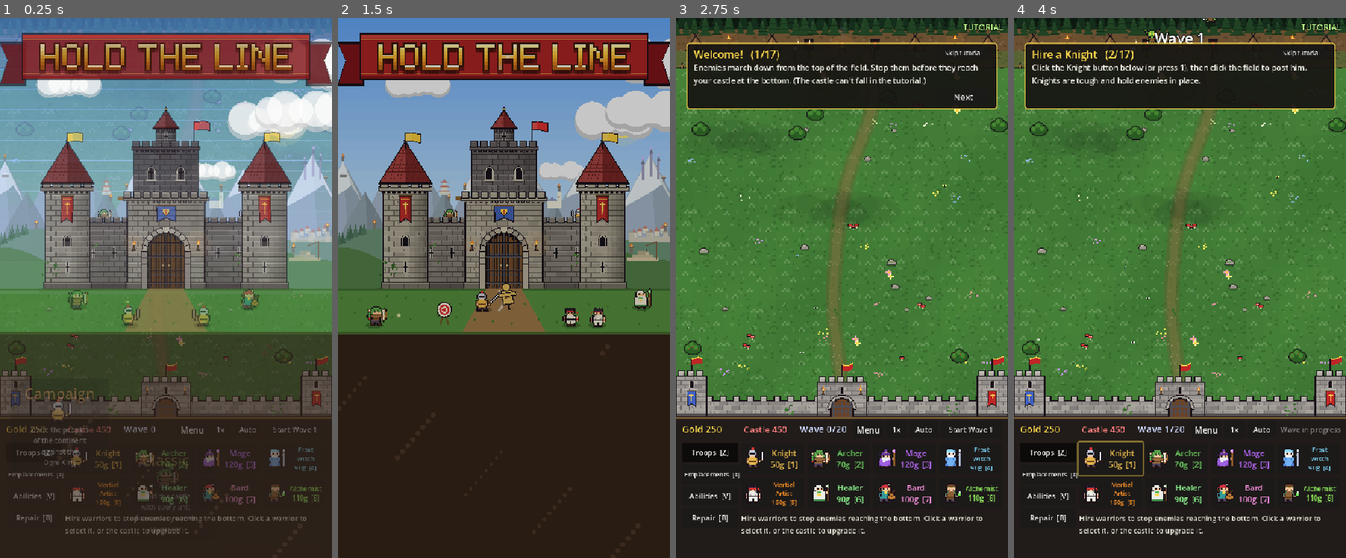
Above: before the commit, frames 1-4 (left to right).
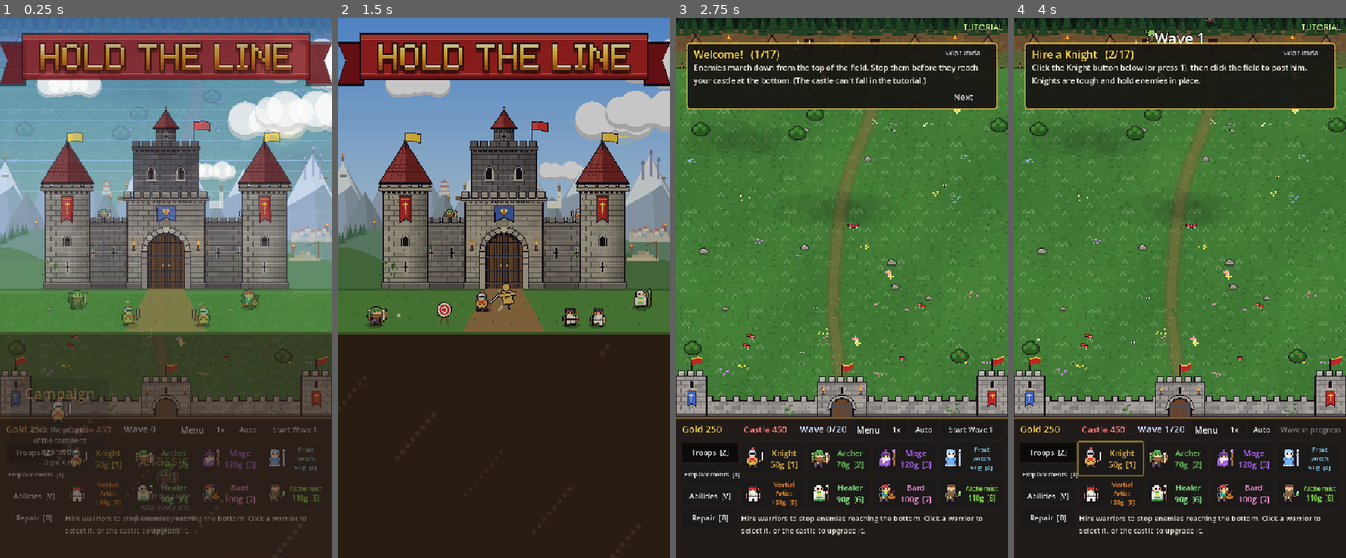
Above: after the commit, the same moments.

Repository: JaydonDiaz/Hold_The_Line
Game: Godot game, scene res://main.tscn
Same seed, same stepped clock (60 frames per second), same inputs: the game is played once before the commit and once after it.
Inputs:
- Up to frame 1 (0.25 s): no input
- Up to frame 2 (1.5 s): click "Tutorial" at 0.5 s; click "Tutorial" at 1.25 s
- Up to frame 3 (2.75 s): click "Start Wave 1" at 2 s
- Up to frame 4 (4 s): click "Start Wave 1" at 2.75 s; click "Next" at 3.5 s

The runs differ from the first frame. In frame 1, 0.1% of the frame differs, in the area x 16-85%, y 36-89%; in frame 2, 0.1%; in frame 3, 0.2%; in frame 4, 0.3%, in the area x 21-86%, y 0-90%.

Commit message:
Character models: shading on every sprite, a four-step walk, blinking, enemy gaits and attack poses
- Sprites: every sprite lit from the upper left (Sprites._shade); hand-added detail on
  the base troops and common enemies; a walk cycle of plant / left foot up / plant /
  right foot up made from each two-legged sprite (Sprites.step), used by troops,
  enemies, Engineers, villagers, the title screen and cutscenes; blink frames found
  automatically (Sprites.blink).
- Enemies: a gait of their own (wolves gallop, slimes hop, brutes stomp, skeletons
  rattle, goblins scurry, flyers swoop), steps that keep pace with the ground they
  cover, smooth turns that don't twitch on a wobbling path, breathing, a recoil when
  hit; attack poses (Orc, Troll, Ogre King, Ash Marshal raise and strike; Goblin
  stabs, Wolf bites, Warlord sweeps, Skeleton Archer draws).
- Enemy deaths flash and bounce as they fall.

Co-Authored-By: Claude Opus 5.5 <noreply@anthropic.com>

Diff:
--- a/scripts/cutscene.gd
+++ b/scripts/cutscene.gd
@@ -454,9 +454,9 @@
 
 func _walker(kind: String, x: float, y: float, phase: float, scale := 4.0) -> void:
 	var frames: Array = Sprites.frames(kind)
-	var tex: Texture2D = frames[int((t + phase) * 6.0) % frames.size()]
+	var tex: Texture2D = Sprites.step(frames, int((t + phase) * 6.0))
 	var sz := Vector2(tex.get_width(), tex.get_height()) * scale
-	var foot := Vector2(x * PX, y * PX - absf(sin((t + phase) * 9.0)) * 3.0)
+	var foot := Vector2(x * PX, y * PX - (1.5 - 1.5 * cos(PI * ((t + phase) * 6.0 - 0.5))) * 1.0)
 	draw_texture_rect(tex, Rect2(foot.x - sz.x / 2.0, foot.y - sz.y, sz.x, sz.y), false)
 
 
--- a/scripts/enemy.gd
+++ b/scripts/enemy.gd
@@ -98,6 +98,9 @@
 var radius := 12.0
 var sprite_scale := 2.5
 var flip := 1.0
+var turn := 1.0             # the facing it's drawn with: swings over to flip in a quick turn, never snaps
+var turn_hold := 0.0        # how long flip has pointed away from turn (a turn starts once it's held a moment)
+var life_t := 0.0           # running clock (breathing while it fights)
 var color := Color.WHITE
 var progress := 0.0   # how far down the screen; warriors use it to judge threat
 var dead := false
@@ -216,6 +219,8 @@
 		if slow_timer <= 0.0:
 			slow_factor = 1.0
 	flash = maxf(flash - delta, 0.0)
+	_turn_toward(delta)
+	life_t += delta
 	lunge = maxf(lunge - delta, 0.0)
 	rally = maxf(rally - delta, 0.0)
 	ice_crust = maxf(ice_crust - delta, 0.0)
@@ -420,10 +425,15 @@
 		elif route != Vector2.ZERO:
 			# Barricades are up: follow the route around them, still weaving a little.
 			dir = (route + Vector2(sin(drift) * 0.15, 0.0)).normalized()
+		var was_at := position
 		_step_to(position + dir * speed * slow_factor * (1.0 - discord_slow) * (1.0 - CRUST_SLOW if ice_crust > 0.0 else 1.0) * (1.0 + rally_speed if rally > 0.0 else 1.0) * delta)
 		if absf(dir.x) > 0.1:
 			flip = signf(dir.x)
-		bob += delta * (20.0 if flying else 10.0)   # bats flap fast
+		if flying:
+			bob += delta * 20.0   # bats flap fast
+		else:
+			# Steps keep pace with the ground it covers (slowed, it steps slowly; no sliding feet).
+			bob += minf(position.distance_to(was_at) / (1.4 * sprite_scale), delta * 30.0)
 		walking = true
 	_push_out()
 	progress = position.y
@@ -1055,6 +1065,49 @@
 	slow_timer = maxf(slow_timer, duration)
 
 
+## Turns the drawn facing round to flip, once flip has held for a moment: a path that
+## wobbles left and right doesn't make it twitch back and forth.
+func _turn_toward(delta: float) -> void:
+	if flip == 0.0 or signf(turn) == flip and absf(turn) >= 1.0:
+		turn_hold = 0.0
+		return
+	if signf(turn) != flip:
+		turn_hold += delta
+		if turn_hold < 0.12:
+			return
+	turn = move_toward(turn, flip, delta * 11.0)
+
+
+## The walk, by kind: [offset, tilt, scale] this frame. One step per walk frame.
+func _gait() -> Array:
+	var ph := bob * PI / 2.5
+	var s := sin(ph)
+	var up := absf(s)                       # 0 on a footfall, 1 mid-stride
+	var k := minf(1.0, 3.0 / sprite_scale)  # big ones bounce less (in sprite pixels)
+	# On two feet (Sprites.step): planted on even frames, a foot up on odd ones, rocking
+	# over onto the planted foot step by step.
+	var pace := 0.5 - 0.5 * cos(PI * (bob / 2.5 - 0.5))
+	var side := sin(ph * 0.5)
+	match kind:
+		"slime":
+			# Hops: squashed flat on the ground (its squashed frame: see _draw), springing
+			# up tall, landing flat again.
+			return [Vector2(0, -5.0 * up * k), 0.0, Vector2(1.0 - 0.08 * up, 1.0 + 0.12 * up)]
+		"wolf":
+			# A gallop: rocking nose-down, tail-down, stretching out with each bound.
+			return [Vector2(0, -3.0 * up * k), cos(ph) * 0.13, Vector2(1.0 + 0.06 * up, 1.0 - 0.04 * up)]
+		"troll", "ogre_king", "warlord", "ash_marshal", "orc":
+			# A heavy tread: rolling from foot to foot, sinking into each footfall.
+			return [Vector2(0, -1.5 * pace * k), side * 0.09, Vector2(1.0 + 0.05 * (1.0 - pace), 1.0 - 0.05 * (1.0 - pace))]
+		"skeleton", "skeleton_archer":
+			# A clattering shamble, bones rattling.
+			return [Vector2(sin(bob * 9.0) * 0.7, -2.0 * pace * k), side * 0.05 + sin(bob * 7.0) * 0.03, Vector2.ONE]
+		"goblin", "sapper":
+			# A scurry: quick, hunched, bouncing high.
+			return [Vector2(0, -3.2 * pace * k), side * 0.11, Vector2(1.0 + 0.04 * (1.0 - pace), 1.0 - 0.06 * (1.0 - pace))]
+	return [Vector2(0, -2.5 * pace * k), side * 0.06, Vector2.ONE]
+
+
 func _draw() -> void:
 	var tint := Color.WHITE
 	if slow_timer > 0.0 or freeze_timer > 0.0 or ice_crust > 0.0:
@@ -1073,15 +1126,35 @@
 	if fuse >= 0.0 and int(fuse * 12.0) % 2 == 0:
 		tint = Color(3, 1.2, 0.6)   # a lit bomb blinks
 	var frame := int(bob / 2.5) % 2
+	var body_tex: Texture2D = Sprites.step(frames, int(bob / 2.5)) if walking and not flying else frames[frame]
+	if kind == "slime" and walking:
+		body_tex = frames[1] if absf(sin(bob * PI / 2.5)) < 0.35 else frames[0]   # squashed on the ground, round in the air
+	# Attacking: the weapon hauled back as the blow comes, then brought down as it lands.
+	var attack := ""
+	if lunge > 0.0:
+		attack = "strike"
+	elif fighting and cd_timer < 0.3:
+		attack = "raise"
+	if attack != "":
+		var posed = Sprites.pose(kind, attack)
+		if posed != null:
+			body_tex = posed
 	var nudge := lunge_dir * (lunge / 0.15) * 6.0
 	# Body motion: a waddling hop while walking, rearing back before a blow, and a
 	# squash when hit. Pivots on the feet.
 	var rot := 0.0
 	var sc := Vector2.ONE
 	if walking and not flying:
-		var ph := bob * PI / 2.5
-		nudge.y -= absf(sin(ph)) * 2.5 * minf(1.0, 3.0 / sprite_scale)
-		rot = sin(ph) * 0.06
+		var g := _gait()
+		nudge += g[0]
+		rot = g[1]
+		sc = g[2]
+	elif flying:
+		# Wings beating: a little lift on each downstroke, swooping side to side.
+		sc = Vector2(1.0, 1.0 + 0.05 * sin(bob * PI / 2.5))
+		rot = sin(bob * 0.15) * 0.08
+	else:
+		sc = Vector2(1.0 - 0.012 * sin(life_t * 3.0 + drift), 1.0 + 0.022 * sin(life_t * 3.0 + drift))   # breathing hard
 	if fighting and cd_timer < 0.3 and lunge <= 0.0:
 		var k := 1.0 - cd_timer / 0.3
 		nudge -= lunge_dir * 4.0 * k
@@ -1091,8 +1164,10 @@
 		sc = Vector2(1.1, 0.92)
 	if flash > 0.0:
 		sc = Vector2(1.12, 0.88)
-	draw_set_transform(Vector2(0, feet) + nudge, rot, Vector2(flip * sc.x, sc.y))
-	draw_texture_rect(frames[frame], Rect2(Vector2(-size.x / 2, -size.y), size), false, tint)
+		nudge -= lunge_dir * 2.0 * flash / 0.08   # rocked back by the blow
+	var fx := signf(turn if turn != 0.0 else flip) * maxf(absf(turn), 0.5)   # squeezed thin mid-turn
+	draw_set_transform(Vector2(0, feet) + nudge, rot, Vector2(fx * sc.x, sc.y))
+	draw_texture_rect(body_tex, Rect2(Vector2(-size.x / 2, -size.y), Vector2(body_tex.get_width() * sprite_scale, size.y)), false, tint)   # (a wide pose reaches forward)
 	if ice_crust > 0.0 and freeze_timer <= 0.0:
 		# Iced over: a frosty glaze and a rim of ice.
 		var glaze := Rect2(Vector2(-size.x / 2, -size.y) + Vector2(size.x * 0.1, size.y * 0.45), size * Vector2(0.8, 0.55))
--- a/scripts/engineer.gd
+++ b/scripts/engineer.gd
@@ -103,15 +103,17 @@
 	var feet := Vector2(0, 16)
 	draw_texture_rect(Sprites.shadow(), Rect2(-14, 12, 28, 8), false, Color(0, 0, 0, 0.3))
 	var walking := state != "work" and position.distance_to(_target()) > 2.0
-	var tex: Texture2D = Sprites.frames("engineer")[int(walk) % 2 if walking else 0]
+	var tex: Texture2D = Sprites.step(Sprites.frames("engineer"), int(walk)) if walking else Sprites.frames("engineer")[0]
 	# Body motion, like the troops': a hop and a lean while walking (with dust kicked
 	# up behind), a wind-up and a squash with each hammer blow.
 	var off := Vector2.ZERO
 	var rot := 0.0
 	var sc := Vector2.ONE
 	if walking:
-		off.y -= absf(sin(walk * PI)) * 3.0
-		rot = 0.08 * flip
+		var stride := cos(PI * (walk - 0.5))   # 1 on a footfall, -1 with a foot up (Sprites.step)
+		off.y -= 1.6 * (1.0 - stride)
+		sc = Vector2(1.0 + 0.025 * stride, 1.0 - 0.04 * stride)
+		rot = 0.08 * flip + 0.04 * sin(PI * walk * 0.5)
 		var k := fmod(walk, 1.0)
 		var puff := feet + Vector2(-flip * (6.0 + 8.0 * k), -2)
 		Sprites.disc(self, puff, 3.0 + 3.0 * k, Color(0.75, 0.68, 0.55, 0.45 * (1.0 - k)))
--- a/scripts/fx.gd
+++ b/scripts/fx.gd
@@ -51,8 +51,11 @@
 			var fade := clampf((1.0 - t / life) * 2.2, 0.0, 1.0)
 			var ease_k := k * k
 			var drop := height * (1.0 - ease_k)
-			draw_set_transform(Vector2(0, radius - drop), -flip * ease_k * PI * 0.5, Vector2(flip, 1.0))
-			draw_texture_rect(tex, Rect2(Vector2(-size.x / 2, -size.y), size), false, Color(1, 0.75, 0.75, fade))
+			# It hits the ground with a little bounce, and flashes white as the blow lands.
+			var bounce := sin(clampf((t - life * 0.45) / (life * 0.16), 0.0, 1.0) * PI) * 0.13
+			var col := Color(1, 0.75, 0.75, fade) if t > 0.06 else Color(2.5, 2.5, 2.5, fade)
+			draw_set_transform(Vector2(0, radius - drop), -flip * (ease_k * PI * 0.5 - bounce), Vector2(flip, 1.0))
+			draw_texture_rect(tex, Rect2(Vector2(-size.x / 2, -size.y), size), false, col)
 			draw_set_transform(Vector2.ZERO)
 			if k >= 1.0 or height == 0.0:
 				# The dust it kicks up.
--- a/scripts/mission/objective.gd
+++ b/scripts/mission/objective.gd
@@ -309,12 +309,12 @@
 	var size := Vector2(Sprites.SIZE, Sprites.SIZE) * 3.0
 	var walking: bool = speed > 0.0 and main.started and not main.deploying and not main.game_over
 	var stride := t * (16.0 if panic > 0.0 else 9.0)
-	var frame := int(stride / PI) % 2 if walking else 0
-	var hop := -absf(sin(stride)) * 2.0 if walking else 0.0
+	var hop := -(1.5 - 1.5 * sin(stride)) if walking else 0.0   # up as a foot lifts (see Sprites.step)
 	cv.draw_texture_rect(Sprites.shadow(), Rect2(-13, 4, 26, 8), false, Color(0, 0, 0, 0.3))
 	cv.draw_set_transform(Vector2(0, hop), 0.0, Vector2(face, 1.0))
 	var tint := Color(3, 3, 3) if hit > 0.1 else Color.WHITE
-	cv.draw_texture_rect(frames[frame], Rect2(-size.x / 2.0, 10.0 - size.y, size.x, size.y), false, tint)
+	var tex: Texture2D = Sprites.step(frames, int(stride / PI)) if walking else frames[0]
+	cv.draw_texture_rect(tex, Rect2(-size.x / 2.0, 10.0 - size.y, size.x, size.y), false, tint)
 	cv.draw_set_transform(Vector2.ZERO)
 	if hp < max_hp:
 		var top := -34.0 if look == "villager_child" else -40.0
--- a/scripts/sprites.gd
+++ b/scripts/sprites.gd
@@ -64,14 +64,14 @@
 			"......rr........",
 			".....krrk.......",
 			"....khhhhk....k.",
-			"...khhhhhHk..kwk",
+			"...khwhhhHk..kwk",
 			"...khkkkkHk..kwk",
 			"...khhhhhHk..kwk",
 			"....kssssk...kwk",
 			"..kkTttttTkk.kwk",
-			"..kTttttttTk.kwk",
-			"..kTttttttTkgggk",
-			"..ksbbbbbbskskk.",
+			"..kTtrrrrtTk.kwk",
+			"..kTttrrttTkgggk",
+			"..ksbbttbbskskk.",
 			"..kTttttttTk.k..",
 			"...kTttttTk.....",
 			"...kppkkppk.....",
@@ -117,7 +117,7 @@
 			"kLklllllllllkssb",
 			"kGkLklllllkLkw.b",
 			".kkskLLLLLkskwbk",
-			"...kllllllk..bk.",
+			"...kLLaLLLk..bk.",
 			"...kppppppk..k..",
 			"...kppkkppk.....",
 			"...kffk.kffk....",
@@ -166,8 +166,8 @@
 			"...krWWWWWWrkswk",
 			"...krrWWWWrrk.wk",
 			"..krrrWWrrrRk.wk",
-			"..kRrrrrrrrRk.wk",
-			"..kRrrrrrrrRk.wk",
+			"..kRrryrrrrRk.wk",
+			"..kRrrrrryrRk.wk",
 			"..kRRrrrrrRRk.wk",
 			"...kkfkkfkkk..k.",
 			"....kk..kk......",
@@ -210,13 +210,13 @@
 			"...khskssksk..wk",
 			"...khssssshk.swk",
 			"...kkhhhhhkk.kwk",
-			"..kCrrrrrrrCk.wk",
+			"..kCrrrIrrrCk.wk",
 			"..kCrRrrrRrCk.wk",
 			"..kCrrrrrrrCk.wk",
 			"...kRrrrrrRk..wk",
 			"...kRrrrrrRk..wk",
 			"..kRRrrrrrRRk.wk",
-			"..kRRRrrrRRRk.wk",
+			"..khhhhhhhhhk.wk",
 			"...kkkfkfkkk..k.",
 			"................",
 		],
@@ -226,6 +226,13 @@
 		],
 	},
 	"goblin": {
+		"poses": {
+			"strike": {
+				11: "............kkkk",
+				12: "............wwwk",
+				13: "............kkk_",
+			},
+		},
 		"palette": {
 			"g": Color(0.45, 0.72, 0.28), "G": Color(0.3, 0.52, 0.18), "e": Color(1.0, 0.85, 0.2),
 			"m": Color(0.3, 0.1, 0.1), "b": Color(0.5, 0.35, 0.2), "B": Color(0.36, 0.24, 0.13),
@@ -241,7 +248,7 @@
 			"..kgGggggggGgk..",
 			"...kkgeggegkk...",
 			"....kggggggk....",
-			"....kggmmggk....",
+			"....kgwmmwgk....",
 			".....kkggkk.....",
 			"....kbbbbbbk.k..",
 			"...kgkBbbBkgkwk.",
@@ -255,6 +262,36 @@
 		],
 	},
 	"orc": {
+		"poses": {
+			"raise": {   # the axe hauled up overhead
+				0: ".............kk.",
+				1: ".............xxk",
+				2: ".............xwk",
+				3: "............._wk",
+				4: "............._wk",
+				5: ".............kwk",
+				6: ".............gwk",
+				7: ".............gwk",
+				8: ".............kwk",
+				9: "............._wk",
+				10: ".............k__",
+				11: ".............___",
+				12: ".............___",
+			},
+			"strike": {  # brought down and forward
+				2: ".............__.",
+				3: ".............___",
+				4: ".............___",
+				5: ".............___",
+				6: ".............___",
+				7: ".............kkkkkk",
+				8: ".............gwwwxxk",
+				9: ".............gkkkxxk",
+				10: ".............k___kk",
+				11: ".............___",
+				12: "..............__",
+			},
+		},
 		"palette": {
 			"g": Color(0.4, 0.55, 0.3), "G": Color(0.28, 0.4, 0.2), "e": Color(0.95, 0.3, 0.2),
 			"t": Color(0.95, 0.92, 0.8), "a": Color(0.45, 0.35, 0.3), "A": Color(0.32, 0.24, 0.2),
@@ -268,11 +305,11 @@
 			"...kgeggggeGkxwk",
 			"...kgtggggtGk.wk",
 			"...kkggggggkk.wk",
-			".kaaaaaaaaaaAkwk",
+			".kaxaaaaaaxaAkwk",
 			".kgkaaaaaaaakgwk",
 			".kgkaAaaaaAakgwk",
 			".kgkaaaaaaaakkwk",
-			"..kkAAAAAAAAk.wk",
+			"..kkAAAxxAAAk.wk",
 			"...kpppppppk..k.",
 			"...kppkkkppk....",
 			"...kGGk.kGGk....",
@@ -285,6 +322,15 @@
 		],
 	},
 	"wolf": {
+		"poses": {
+			"strike": {   # the bite: jaws open, teeth bared
+				7: "k........kggegkkk",
+				8: "kgk.kkkkkggggggnk",
+				9: ".kgkgggggggggkw__",
+				10: "..kgggggggggGgwwk",
+				11: "..kGgggggggGGkkk.",
+			},
+		},
 		"palette": {
 			"g": Color(0.6, 0.6, 0.66), "G": Color(0.42, 0.42, 0.5), "w": Color(0.82, 0.82, 0.86),
 			"e": Color(1.0, 0.85, 0.2), "n": Color(0.1, 0.07, 0.1),
@@ -314,6 +360,13 @@
 		],
 	},
 	"skeleton_archer": {  # Bones in a tattered hood with a bow; red pinprick eyes
+		"poses": {
+			"raise": {   # an arrow nocked and drawn, about to loose
+				7: "................kkk",
+				8: "...kDBDBDkkkkkwDDBBk",
+				9: "................kkk",
+			},
+		},
 		"palette": {
 			"B": Color(0.9, 0.88, 0.8), "D": Color(0.62, 0.6, 0.55), "e": Color(1.0, 0.3, 0.2),
 			"h": Color(0.32, 0.3, 0.36), "H": Color(0.22, 0.2, 0.26), "w": Color(0.5, 0.34, 0.18), "s": Color(0.85, 0.85, 0.8),
@@ -512,6 +565,33 @@
 		],
 	},
 	"ogre_king": {  # The final boss: a crowned ogre with a spiked club
+		"poses": {
+			"raise": {   # the spiked club hauled up overhead
+				0: "............_kk_",
+				1: "............kWWk",
+				2: "............kWWk",
+				3: "............_kWk",
+				4: "............_kWk",
+				5: "............_kWk",
+				6: "............_kWk",
+				7: "............skWk",
+				8: "............k___",
+				9: "............k__.",
+				10: "............k__.",
+			},
+			"strike": {   # and brought down in front of him
+				2: "............____",
+				3: "............____",
+				4: "............____",
+				5: "............____",
+				6: "............____",
+				7: ".............___.kkkkk",
+				8: "............kkkkkkWWWk",
+				9: "............sWWWWWWWWk",
+				10: "............kkkkkkWWWk",
+				11: ".................kkkkk",
+			},
+		},
 		"palette": {
 			"g": Color(0.5, 0.6, 0.35), "G": Color(0.36, 0.45, 0.25), "y": Color(1.0, 0.82, 0.25),
 			"R": Color(0.85, 0.15, 0.2), "e": Color(1.0, 0.3, 0.2), "t": Color(0.95, 0.92, 0.8),
@@ -543,6 +623,33 @@
 		],
 	},
 	"ash_marshal": {  # The Ogre King's herald: horned black armour, a soot-red tabard, an ember-edged axe
+		"poses": {
+			"raise": {   # the ember-edged axe lifted high
+				0: "............_kk_",
+				1: "............_kOk",
+				2: "............_kOk",
+				3: "............_kOk",
+				4: "............_kWk",
+				5: "............_kWk",
+				6: "............_kWk",
+				7: "............kkWk",
+				8: ".............k__",
+				9: ".............k__",
+				10: ".............k__",
+				11: "..............__",
+			},
+			"strike": {   # and swept out in front
+				3: ".............___",
+				4: ".............___",
+				5: ".............___",
+				6: ".............___",
+				7: "..............__",
+				8: "..............kkkkkkkk",
+				9: ".............kWWWWWOOk",
+				10: "............skkkkkkkkk",
+				11: "..............__",
+			},
+		},
 		"palette": {
 			"H": Color(0.85, 0.8, 0.7), "A": Color(0.26, 0.24, 0.27), "e": Color(1.0, 0.55, 0.15), "R": Color(0.55, 0.16, 0.1),
 			"O": Color(1.0, 0.5, 0.15), "W": Color(0.35, 0.22, 0.14), "s": Color(0.4, 0.34, 0.33), "D": Color(0.18, 0.16, 0.18),
@@ -572,6 +679,34 @@
 		],
 	},
 	"troll": {
+		"poses": {
+			"raise": {
+				0: ".............kk.",
+				1: ".............cck",
+				2: ".............cCk",
+				3: ".............cCk",
+				4: "............._ck",
+				5: ".............kck",
+				6: ".............gck",
+				7: "............._ck",
+				8: "............._ck",
+				9: "............._kk",
+				10: ".............___",
+				11: ".............___",
+			},
+			"strike": {
+				2: ".............__.",
+				3: ".............___",
+				4: ".............___",
+				5: ".............___",
+				6: ".............___.kkkk",
+				7: ".............kkkkkcCck",
+				8: ".............gcccccCck",
+				9: ".............kkkkkcCck",
+				10: ".............___.kkkk",
+				11: ".............___",
+			},
+		},
 		"palette": {
 			"g": Color(0.5, 0.6, 0.65), "G": Color(0.35, 0.43, 0.5), "e": Color(1.0, 0.85, 0.2),
 			"t": Color(0.95, 0.92, 0.8), "l": Color(0.5, 0.35, 0.2), "c": Color(0.45, 0.3, 0.15),
@@ -589,7 +724,7 @@
 			"kgkgGGGGGGgkggck",
 			"kgkgggggggggk.ck",
 			".kklllllllllk.ck",
-			"..klllllllllk.kk",
+			"..klkllklllkk.kk",
 			"..kgggkkkgggk...",
 			"..kgggk.kgggk...",
 			".kGGGGk.kGGGGk..",
@@ -603,6 +738,21 @@
 		],
 	},
 	"warlord": {
+		"poses": {
+			"strike": {   # the greatsword swept out level
+				1: ".............._",
+				2: ".............___",
+				3: ".............___",
+				4: ".............___",
+				5: ".............___",
+				6: ".............___",
+				7: "..............__",
+				8: ".............kkykkkkkk",
+				9: ".............Rgywwwwwwk",
+				10: ".............kkykkkkkk",
+				11: "..............._",
+			},
+		},
 		"palette": {
 			"r": Color(0.7, 0.18, 0.18), "R": Color(0.45, 0.1, 0.12), "y": Color(1.0, 0.8, 0.25),
 			"h": Color(0.92, 0.88, 0.75), "m": Color(0.35, 0.33, 0.4), "e": Color(1.0, 0.45, 0.2),
@@ -970,7 +1120,7 @@
 			"..kHHHHyHHHHkswk",
 			"..kHHHyyyHHHk.wk",
 			"..kHHHHyHHHHk.wk",
-			"..kHHHHHHHHHk.wk",
+			"..kHHgggggHHk.wk",
 			"..kHHHHHHHHHk.wk",
 			"..kGGGGGGGGGk.wk",
 			"...kkfkkfkkk..k.",
@@ -1092,7 +1242,7 @@
 			"..kTTTTyyTTTnkk.",
 			"..kTkTTTTTkLLLk.",
 			"..kskTTTTkLLoLLk",
-			"...kTTTTTkLLLLLk",
+			"...knnynnkLLLLLk",
 			"...kppppppkLLLk.",
 			"...kppkkppk.kk..",
 			"...kffk.kffk....",
@@ -1252,7 +1402,7 @@
 			"..kCCAAAAAACkxxk",
 			"..kCkAAAAAkCkxxk",
 			"..kskAAAAAkssk..",
-			"...kaaaaaak.....",
+			"...kaxavaak.....",
 			"...kAAAAAAk.....",
 			"...kppkkppk.....",
 			"...kffk.kffk....",
@@ -3382,6 +3532,89 @@
 		var alt: Array = s["alt"] if s.has("alt") else _alt_rows(sprite)
 		_cache[key] = [_make(_layered(rows, layers), palette), _make(_layered(alt, layers), palette)]
 	return _cache[key]
+
+
+## The walk cycle's frame for step `i` from a frames() pair: plant, lift the left foot,
+## plant, lift the right foot. The lifted-foot frames are made from the first frame by
+## raising one foot a pixel (that leg's bottom rows moved up a row); a figure without
+## two feet on the ground (a robe, four legs, a slime) keeps alternating its two frames.
+## They're built the first time it walks, and kept on the same frames array.
+static func step(fr: Array, i: int) -> Texture2D:
+	if fr.size() < 4:
+		var lifted := _lift_feet(_image_of(fr[0]))
+		if lifted.is_empty():
+			fr.append_array([fr[1], fr[1]])   # A, B, A, B
+		else:
+			fr.append_array([_pack(lifted[0]), _pack(lifted[1])])
+	return fr[2 if i % 4 == 1 else 3] if i % 2 == 1 else fr[0]
+
+
+## The same frame with its eyes shut, for blinking, or null if it has no eyes to shut:
+## eyes are outline pixels with skin on both sides, in the top ten rows (a face's
+## "kskssksk"); a blink paints them over in that skin. Kept per frame.
+static var _blinks := {}
+
+static func blink(tex: Texture2D):
+	var id := tex.get_instance_id()
+	if _blinks.has(id):
+		return _blinks[id]
+	_blinks[id] = null
+	var img := _image_of(tex)
+	var shut := img.duplicate()
+	var found := 0
+	for y in range(1, 10):
+		for x in range(1, img.get_width() - 1):
+			var c := img.get_pixel(x, y)
+			if c.a == 0.0 or not _same(c, OUTLINE):
+				continue
+			var l := img.get_pixel(x - 1, y)
+			var r := img.get_pixel(x + 1, y)
+			# (the shading may have lit one side a touch: both just have to be skin)
+			if l.a > 0.0 and r.a > 0.0 and _skin_like(l) and _skin_like(r):
+				var lid := l if l.get_luminance() < r.get_luminance() else r
+				shut.set_pixel(x, y, lid.darkened(0.15))   # a closed lid, a shade darker than the face
+				found += 1
+	if found >= 1 and found <= 3:
+		_blinks[id] = _pack(shut)
+	return _blinks[id]
+
+
+static func _same(a: Color, b: Color) -> bool:   # (8-bit pixels: near enough)
+	return absf(a.r - b.r) + absf(a.g - b.g) + absf(a.b - b.b) < 0.02
+
+
+static func _skin_like(c: Color) -> bool:
+	return c.r > 0.7 and c.r > c.g and c.g > c.b and c.r - c.b > 0.15
+
+
+## [left foot raised, right foot raised] for a figure standing on two feet, or [] if it
+## isn't: the bottom row has to have exactly two separate runs of pixels (the boots).
+static func _lift_feet(src: Image) -> Array:
+	var w := src.get_width()
+	var y0 := SIZE - 1
+	var runs := []
+	var x := 0
+	while x < w:
+		if src.get_pixel(x, y0).a > 0.0:
+			var start := x
+			while x < w and src.get_pixel(x, y0).a > 0.0:
+				x += 1
+			runs.append([start, x - 1])
+		x += 1
+	if runs.size() != 2 or runs[0][1] - runs[0][0] > 6 or runs[1][1] - runs[1][0] > 6:
+		return []
+	var split: int = (runs[0][1] + runs[1][0] + 1) / 2
+	var out := []
+	for side in 2:
+		var img := src.duplicate()
+		var from: int = runs[0][0] if side == 0 else split
+		var to: int = split - 1 if side == 0 else runs[1][1]
+		for cx in range(from, to + 1):
+			for cy in range(SIZE - 3, SIZE - 1):
+				img.set_pixel(cx, cy, src.get_pixel(cx, cy + 1))
+			img.set_pixel(cx, SIZE - 1, Color(0, 0, 0, 0))
+		out.append(img)
+	return out
 
 
 # --- Mounted emplacements ----------------------------------------------------
@@ -3938,7 +4171,61 @@
 			if ch != "k":
 				col = palette.get(ch, COMMON.get(ch, Color.MAGENTA))
 			img.set_pixel(x, y, col)
+	_shade(img, rows)
 	return _pack(img)
+
+
+## Lights a sprite from the upper left: a pixel on the top edge of the figure (just under
+## its outline) is lightened a touch, one on the lower right edge darkened, so the flat
+## colors read as rounded. Only the outer outline counts as an edge (not eyes, belts and
+## other lines drawn inside the figure), and outline pixels themselves are left alone.
+static var shading := true
+const SHADE_LIGHT := 0.14
+const SHADE_DARK := 0.2
+
+static func _shade(img: Image, rows: Array) -> void:
+	if not shading:
+		return
+	var w := img.get_width()
+	var n := w * SIZE
+	# Per pixel: 0 empty, 1 outline ("k"), 2 color. Then edge: empty, or outline touching empty.
+	var kind := PackedByteArray()
+	kind.resize(n)
+	for y in SIZE:
+		var row: String = rows[y]
+		for x in mini(row.length(), w):
+			var ch := row[x]
+			if ch != ".":
+				kind[y * w + x] = 1 if ch == "k" else 2
+	var edge := PackedByteArray()
+	edge.resize((w + 2) * (SIZE + 2))   # with a border of empty all round
+	edge.fill(1)
+	for y in SIZE:
+		for x in w:
+			var i := y * w + x
+			var e := 0
+			if kind[i] == 0:
+				e = 1
+			elif kind[i] == 1:
+				if (x == 0 or kind[i - 1] == 0) or (x == w - 1 or kind[i + 1] == 0) \
+						or (y == 0 or kind[i - w] == 0) or (y == SIZE - 1 or kind[i + w] == 0):
+					e = 1
+			edge[(y + 1) * (w + 2) + x + 1] = e
+	var stride := w + 2
+	for y in SIZE:
+		for x in w:
+			if kind[y * w + x] != 2:
+				continue
+			var j := (y + 1) * stride + x + 1
+			var up := edge[j - stride] == 1
+			var left := edge[j - 1] == 1
+			var right := edge[j + 1] == 1
+			var down := edge[j + stride] == 1
+			if up or left:
+				if not (right and down):
+					img.set_pixel(x, y, img.get_pixel(x, y).lerp(Color.WHITE, SHADE_LIGHT))
+			elif right or down:
+				img.set_pixel(x, y, img.get_pixel(x, y).darkened(SHADE_DARK))
 
 
 ## 16x16 ground tile. Variants 0-2 are plain grass, 3 has flowers, 4 is dirt.
--- a/scripts/title_scene.gd
+++ b/scripts/title_scene.gd
@@ -720,7 +720,7 @@
 		var span := 36.0
 		var x: float = (198.0 if i == 0 else 442.0) + sin(t * 0.35 + i * 2.0) * span
 		var dir := signf(cos(t * 0.35 + i * 2.0))
-		var tex: Texture2D = Sprites.frames("archer" if i == 0 else "swordsman")[int(t * 4.0) % 2]
+		var tex: Texture2D = Sprites.step(Sprites.frames("archer" if i == 0 else "swordsman"), int(t * 4.0))
 		draw_set_transform(Vector2(x, 392), 0, Vector2(dir * 1.6, 1.6))
 		draw_texture_rect(tex, Rect2(Vector2(-8, -16), Vector2(16, 16)), false, Color(light, 1))
 		draw_set_transform(Vector2.ZERO)
@@ -1232,7 +1232,7 @@
 		draw_circle(Vector2.ZERO, 7.0 * s, Color(0, 0, 0, 0.25 * alpha))
 		draw_set_transform(Vector2.ZERO)
 		var frames: Array = Sprites.frames(kind)
-		var tex: Texture2D = frames[int(t * 5.0 + a["id"] % 7) % frames.size()]
+		var tex: Texture2D = Sprites.step(frames, int(t * 5.0 + a["id"] % 7))
 		var slash := 0.0   # the training Swordsman's blow, 1 as it starts down to 0
 		if kind == "swordsman" and a["role"] == "dummy" and a["lunge"] > 0.0:
 			# His in-game attack: the sword swung up, then brought down (see warrior.gd).
